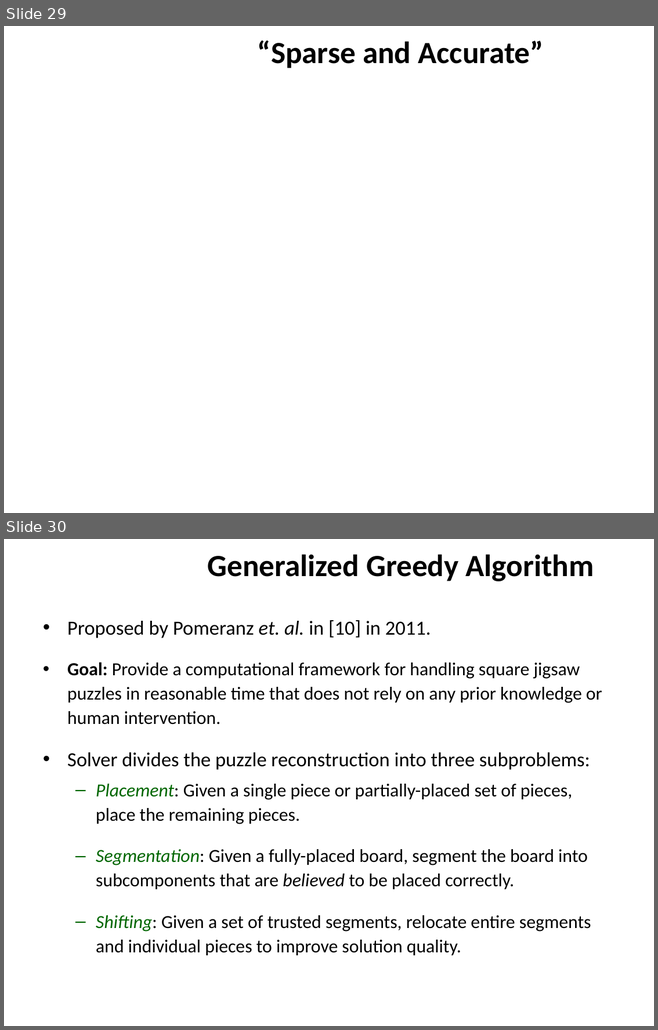
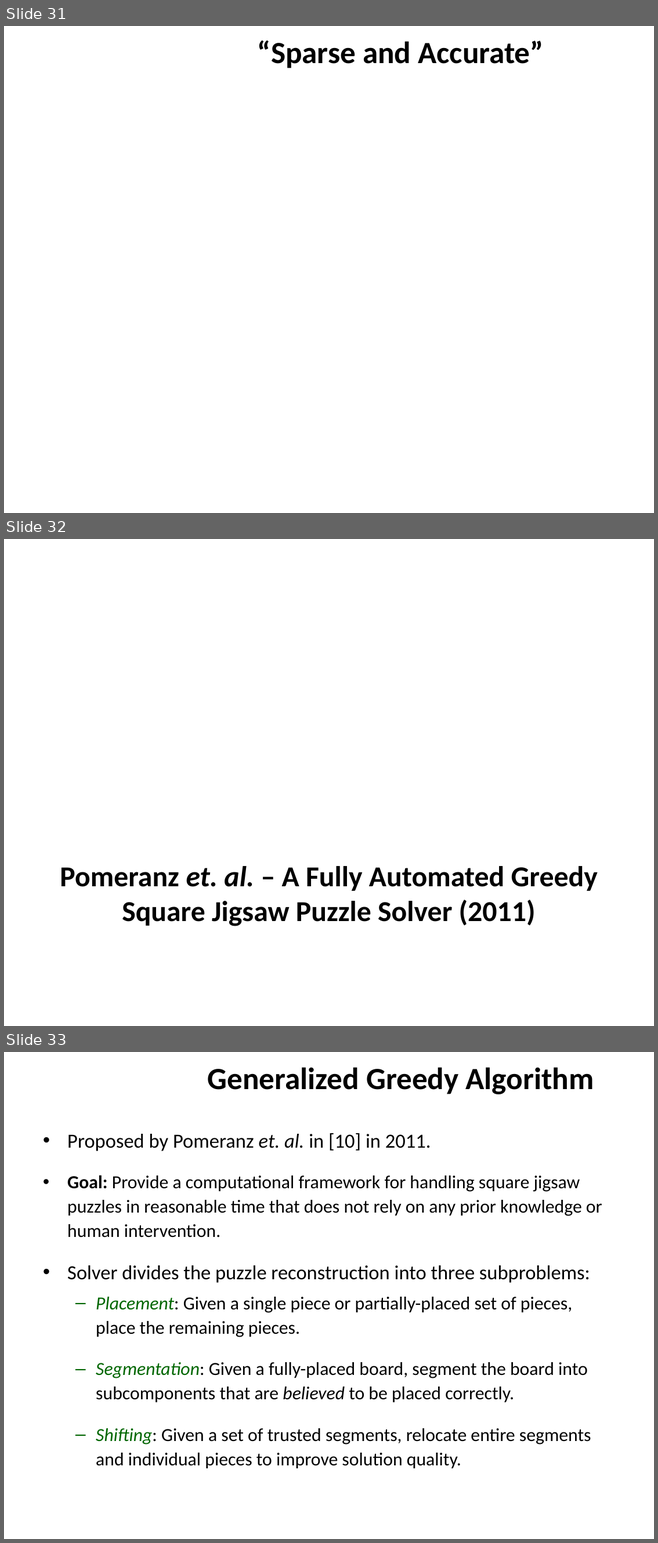
Before and after one commit to ZaydH/sjsu_thesis, a slide deck: Papers/Zayd_Hammoudeh_-_Square_Jigsaw_Puzzle_Problem_Literature_Review.pptx. Shown one above the other, each under a label of ours: slides 29 and 30 before the commit, slides 31, 32 and 33 after it. The pictures are 658x1030 and 658x1543 pixels, drawn with LibreOffice and Linux fonts; fonts in the diff are those of the drawing; grey boxes stand for pictures; background and template pictures are left out. Boxes give left, top, right and bottom in pixels: in the first picture for what was removed or moved away, otherwise in the second. Text is boxed around its words. In the diff, an @@ line names an element or a change of style, - is before the commit and + after.

```diff
--- a/Papers/Zayd_Hammoudeh_-_Square_Jigsaw_Puzzle_Problem_Literature_Review.pptx
+++ b/Papers/Zayd_Hammoudeh_-_Square_Jigsaw_Puzzle_Problem_Literature_Review.pptx
@@ slide 32 added at (4, 539, 654, 1026), background picture (left out) @@
@@ title added at (60, 866, 597, 926), 32 pt, text #000000, bold @@
+Pomeranz et. al. – A Fully Automated Greedy Square Jigsaw Puzzle Solver (2011)
@@ what was slide 29 is now slide 31 @@
@@ what was slide 30 is now slide 33 @@
```
Also in this commit, not shown: 1 slide changed, 13 other slides added, 1 slide removed, 1 other file.
